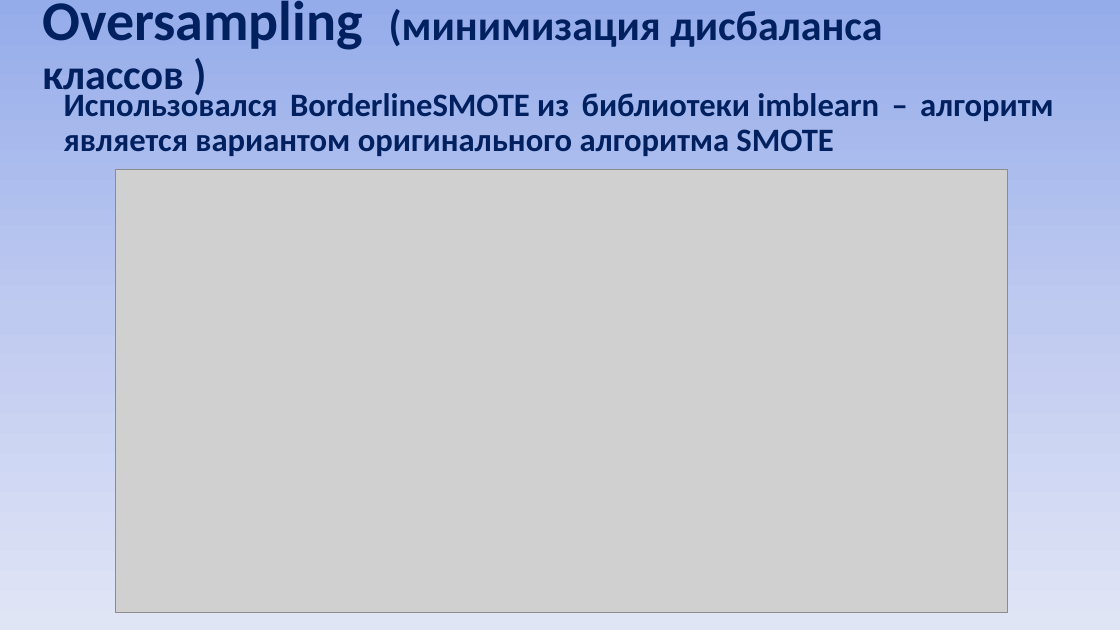
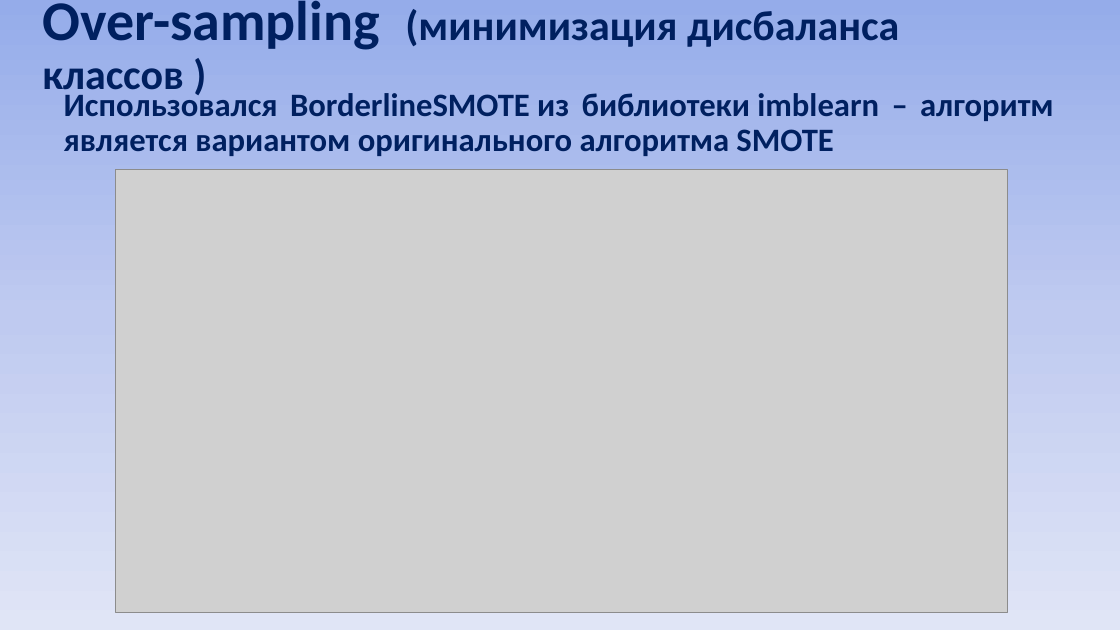
Before and after one commit to Alexwert3/rep_kareliya, a slide deck: slide 6 of Карелия_2022_Верт-Миллер.pptx. Drawn at 1120x630 pixels with LibreOffice and Linux fonts; fonts in the diff are those of the drawing; grey boxes stand for pictures. Boxes give left, top, right and bottom in pixels: in the first picture for what was removed or moved away, otherwise in the second. Text is boxed around its words. In the diff, an @@ line names an element or a change of style, - is before the commit and + after.

```diff
--- a/Карелия_2022_Верт-Миллер.pptx
+++ b/Карелия_2022_Верт-Миллер.pptx
@@ title at box(42, 0, 899, 99): text changed @@
-Oversampling (минимизация дисбаланса классов )
+Over-sampling (минимизация дисбаланса классов )
```
Also in this commit, not shown: 1 other slide changed.
